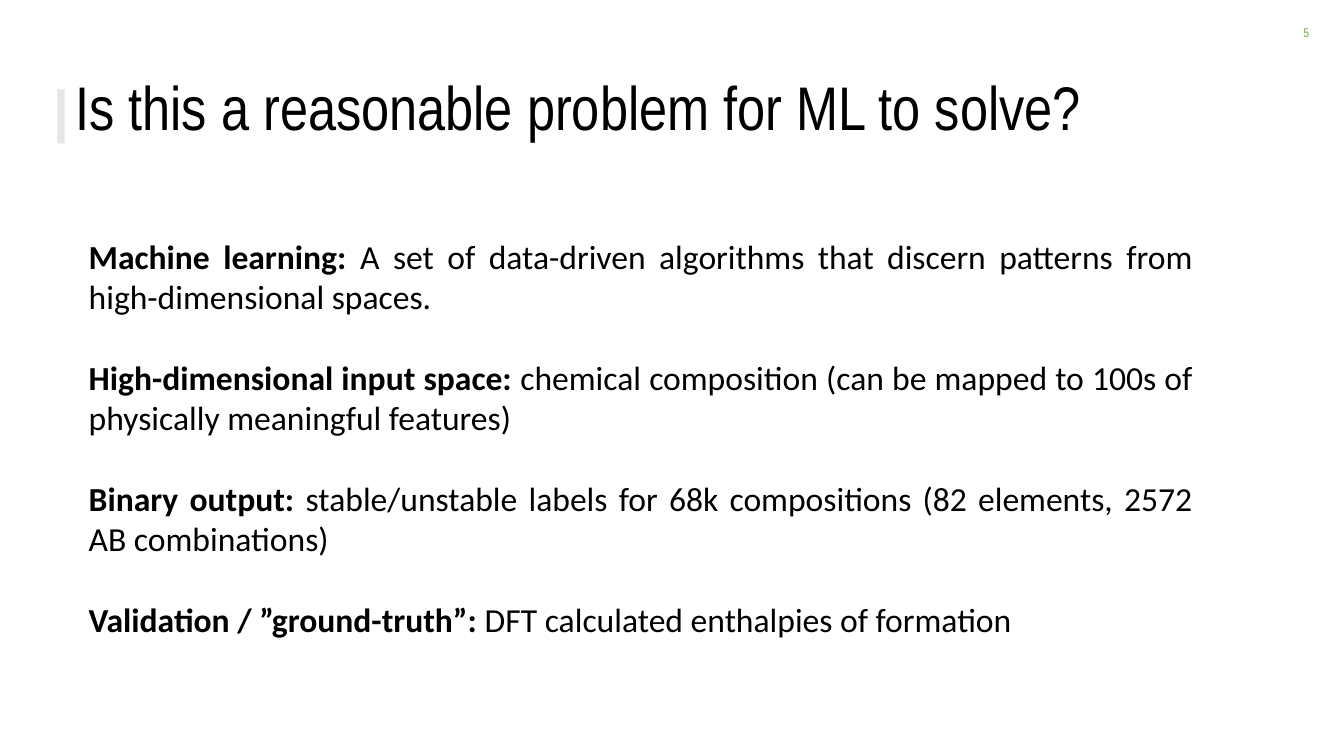
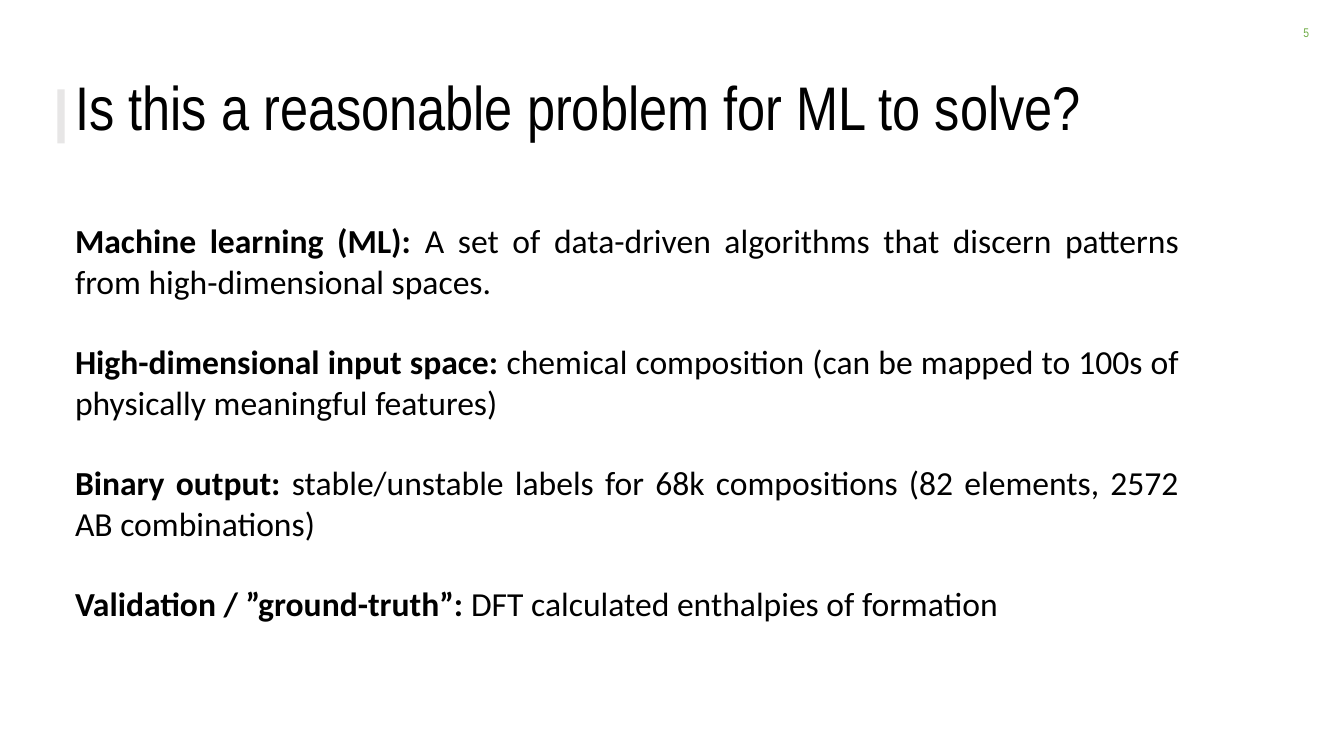
Before and after one commit to ckborg/DSE_challenge, a slide deck: slide 5 of DSE_challenge_slides.pptx. Drawn at 1344x756 pixels with LibreOffice and Linux fonts; fonts in the diff are those of the drawing; background and template pictures are left out. Boxes give left, top, right and bottom in pixels: in the first picture for what was removed or moved away, otherwise in the second. Text is boxed around its words. In the diff, an @@ line names an element or a change of style, - is before the commit and + after.

```diff
--- a/DSE_challenge_slides.pptx
+++ b/DSE_challenge_slides.pptx
@@ text "Machine learning (ML): A set ...": place and size @@
-text "Machine learning (ML): A set ..." at (89,245,1192,638)
+text "Machine learning (ML): A set ..." at (75,228,1179,622)
@@ text at (75,228,1179,300): text changed @@
-Machine learning: A set of data-driven algorithms that discern patterns from high-dimensional spaces.
+Machine learning (ML): A set of data-driven algorithms that discern patterns from high-dimensional spaces.
```
Also in this commit, not shown: 6 other slides changed, 3 slides added, 5 slides removed, 1 other file.
